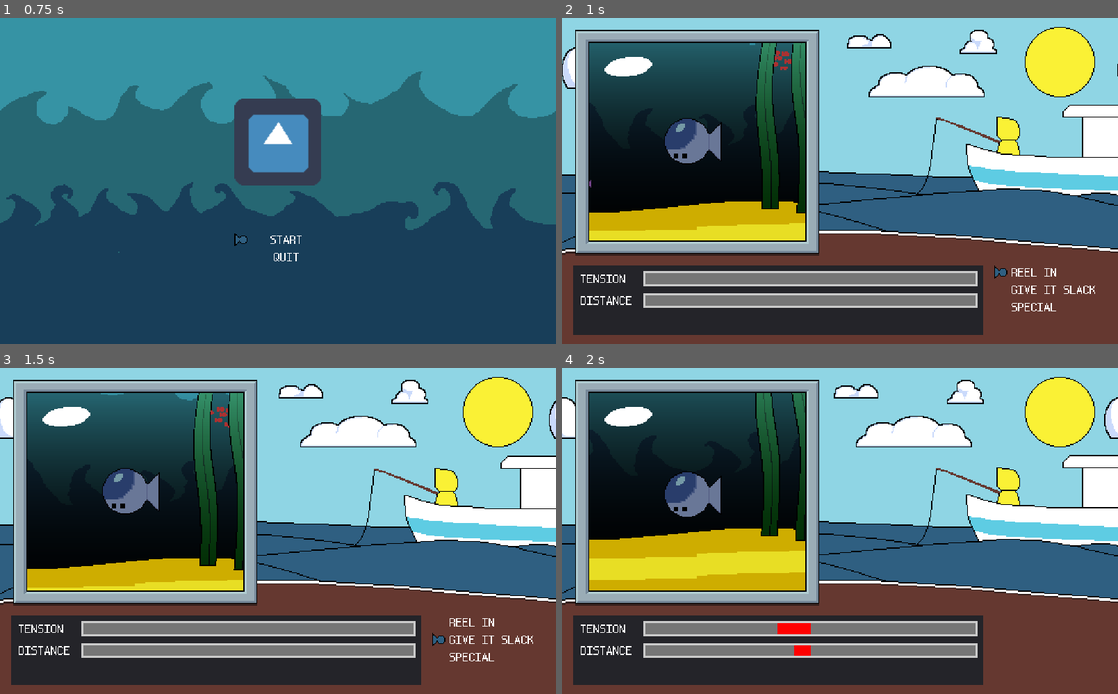
Above: before the commit, frames 1-4 (two rows, left to right).
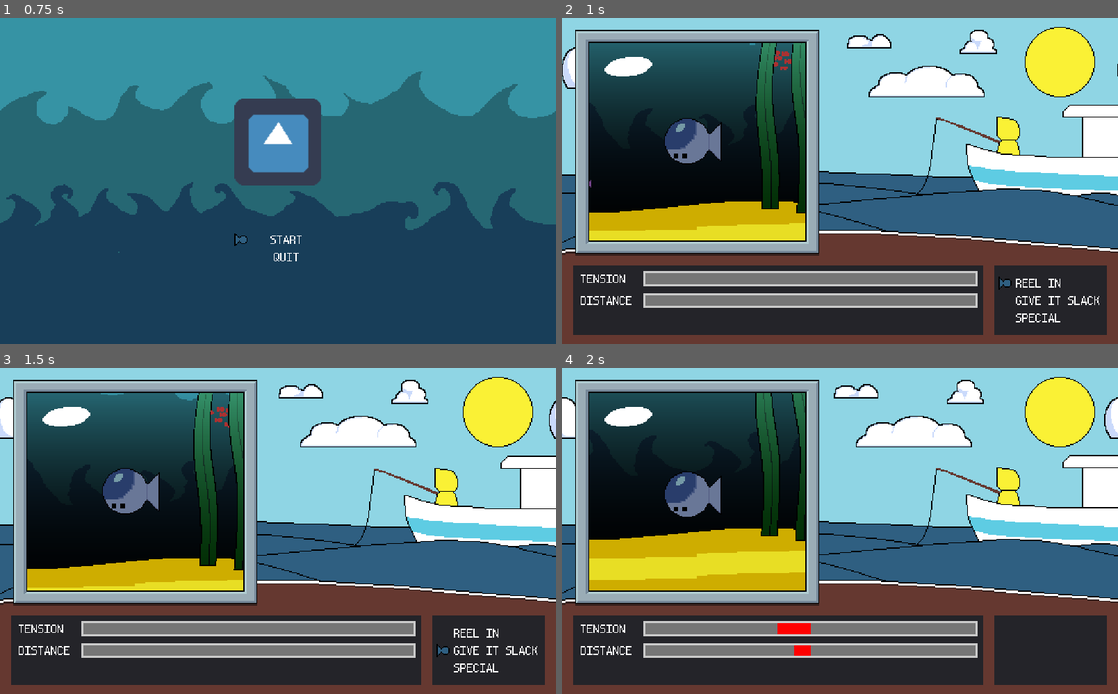
Above: after the commit, the same moments.

Repository: TateKennington/Battle-Fish-Saga
Game: Godot game, scene res://GUI/MainMenu.tscn
The game is run twice, just before and just after one commit, with the same random seed, the same clock (stepped at 60 frames per second) and the same inputs. The engine's default icon, where the game draws it, is replaced by a stand-in: a white triangle on a blue panel in a dark square.
Inputs:
- Up to frame 1 (0.75 s): tap Enter at 0.5 s; hold Up from 0.53 s (still down)
- Up to frame 2 (1 s): keep holding Up; tap Space at 0.77 s
- Up to frame 3 (1.5 s): release Up at 1.28 s; hold Down from 1.28 s (still down)
- Up to frame 4 (2 s): keep holding Down; tap Space at 1.52 s

Frame 1 is identical in both runs. In frame 2, 4.3% of the frame differs, in the area x 77-98%, y 75-98%; in frame 3, 4.3%; in frame 4, 4.3%.

Commit message:
Reimplement menu scrolling

Diff:
--- a/GUI/BattleGUI.gd
+++ b/GUI/BattleGUI.gd
@@ -1,3 +1,4 @@
+tool
 extends Control
 
 class_name BattleGUI
@@ -6,6 +7,7 @@
 
 onready var tension_bar: TensionBar = $StatsPanel/Tension/TensionBar
 onready var distance_bar: TensionBar = $StatsPanel/Distance/DistanceBar
+onready var menu: Menu = $Panel/CenterContainer/Menu
 
 var moves_list;
 var current_menu;
@@ -22,10 +24,10 @@
 	update_menu();
 
 func update_menu():
-	$Menu.clear();
+	menu.clear();
 	for move in moves_list[current_menu]:
 		print(move)
-		$Menu.add_move(move)
+		menu.add_move(move)
 
 func set_tension(tension: float):
 	tension_bar.set_value(tension)
@@ -45,8 +47,8 @@
 
 func activate():
 	set_process_input(true);
-	$Menu.visible = true;
+	menu.visible = true;
 
 func deactivate():
 	set_process_input(false);
-	$Menu.visible = false;
+	menu.visible = false;
--- a/GUI/BattleGUI.tscn
+++ b/GUI/BattleGUI.tscn
@@ -80,13 +80,25 @@
 "_edit_use_anchors_": false
 }
 
-[node name="Menu" parent="." instance=ExtResource( 4 )]
-anchor_left = 0.777
+[node name="Panel" type="Panel" parent="."]
+anchor_left = 0.778
 anchor_top = 1.0
 anchor_right = 1.0
 anchor_bottom = 1.0
-margin_left = 0.175995
 margin_top = -72.0
 margin_right = -10.0
 margin_bottom = -8.0
-[connection signal="selected" from="Menu" to="." method="select_move"]
+__meta__ = {
+"_edit_use_anchors_": false
+}
+
+[node name="CenterContainer" type="CenterContainer" parent="Panel"]
+anchor_right = 1.0
+anchor_bottom = 1.0
+
+[node name="Menu" parent="Panel/CenterContainer" instance=ExtResource( 4 )]
+margin_left = 51.0
+margin_top = 32.0
+margin_right = 51.0
+margin_bottom = 32.0
+[connection signal="selected" from="Panel/CenterContainer/Menu" to="." method="select_move"]
--- a/GUI/Components/MenuItem/MenuItem.gd
+++ b/GUI/Components/MenuItem/MenuItem.gd
@@ -27,3 +27,9 @@
 
 func deactivate():
 	indicator.hide();
+
+func hide():
+	visible = false;
+
+func show():
+	visible = true;
--- a/GUI/Menu.gd
+++ b/GUI/Menu.gd
@@ -1,10 +1,16 @@
+tool
 extends VBoxContainer
+
+class_name Menu
 
 signal selected(index)
 
 onready var move_label = preload("res://GUI/Components/MenuItem/MenuItem.tscn");
 
+export var window: int = 3 setget set_window;
+
 var active: int = 0;
+var top: int = 0;
 
 func _ready():
 	update_items();
@@ -23,11 +29,22 @@
 		print(active)
 
 func update_items():
+	if active < top:
+		top = active;
+	if top + window <= active:
+		top = active - window + 1;
+	if get_child_count() == 0:
+		return;
 	var items: Array = get_children();
 	if items.empty():
 		return;
-	for item in items:
+	for index in range(items.size()):
+		var item = items[index];
 		item.deactivate();
+		if index < top || index >= top + window:
+			item.hide();
+		else:
+			item.show();
 	items[active].activate();
 
 func add_move(name:String, expand = false):
@@ -42,3 +59,7 @@
 	for item in get_children():
 		remove_child(item)
 		item.queue_free();
+
+func set_window(new_window:int):
+	window = new_window;
+	update_items();
--- a/project.godot
+++ b/project.godot
@@ -19,6 +19,11 @@
 "language": "GDScript",
 "path": "res://Enemy/Enemy.gd"
 }, {
+"base": "VBoxContainer",
+"class": "Menu",
+"language": "GDScript",
+"path": "res://GUI/Menu.gd"
+}, {
 "base": "HBoxContainer",
 "class": "MenuItem",
 "language": "GDScript",
@@ -37,6 +42,7 @@
 _global_script_class_icons={
 "BattleGUI": "",
 "Enemy": "",
+"Menu": "",
 "MenuItem": "",
 "Player": "",
 "TensionBar": ""
